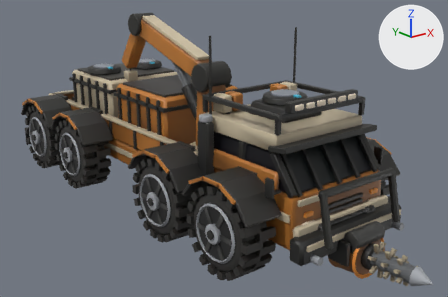
What one commit did to the glTF model assets/vehicles/ex_rover_7.glb.
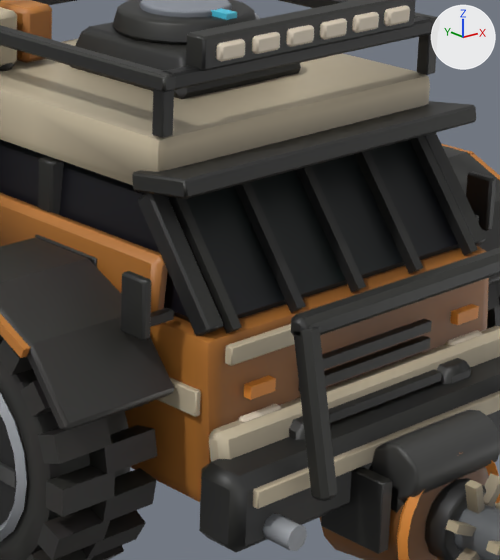
Each version appears first whole from a 50 mm camera at (-11.14, -15.88, 7.62) aimed at (0.23, -1.67, 1.94), and next in a close-up on the part from 51% to 86% of the width and 31% to 90% of the height. Arrows for +X, +Y and +Z are at upper right; the lights stay in place. The last two pictures show the newer version. Where no turn or scale is listed for an object, it has been applied to the vertices. Vertices at exactly the same position are counted once.
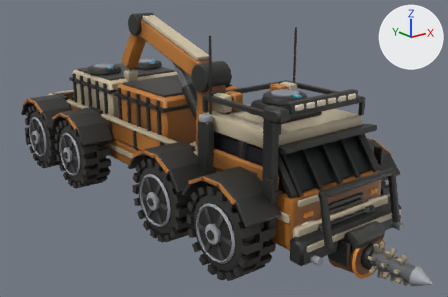
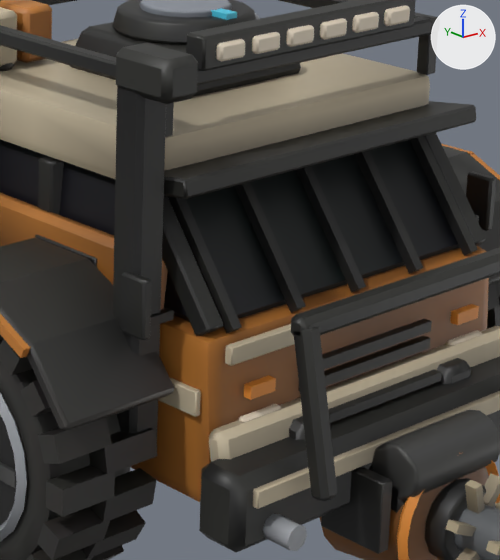
What the commit changed:
me_mesh_0 is used by ob_mesh_0; location (-2.86, 7.07, -1.17).
me_mesh_0 had 8192 vertices, 15176 faces and spanned x 0.0..5.71, y -14.64..0.0, z 1.29..7.0.
me_mesh_0 now has 8248 vertices, 15280 faces and spans x 0.0..5.71, y -14.64..0.0, z 1.29..7.0.
me_mesh_0 part 1: a new loose piece of 32 vertices spanning x 0.88..1.17, y -13.16..-12.87, z 2.38..5.45, in mat_dark.
me_mesh_0 part 2: a new loose piece of 24 vertices spanning x 0.86..1.2, y -13.45..-12.87, z 5.22..5.54, in mat_dark.
me_mesh_0 part 3: 1319 kept faces spanning x 0.0..5.71, y -14.57..-0.04, z 1.29..6.95 get new vertex colours.

Pixel boxes [x1, y1, x2, y2] of what changed, in the close-ups (500 x 560 px):
part 1 of me_mesh_0, added: after [113, 86, 166, 447]
part 2 of me_mesh_0, added: after [116, 43, 198, 104]
part 3 of me_mesh_0, edited (looks the same): [0, 1, 500, 560] in both
